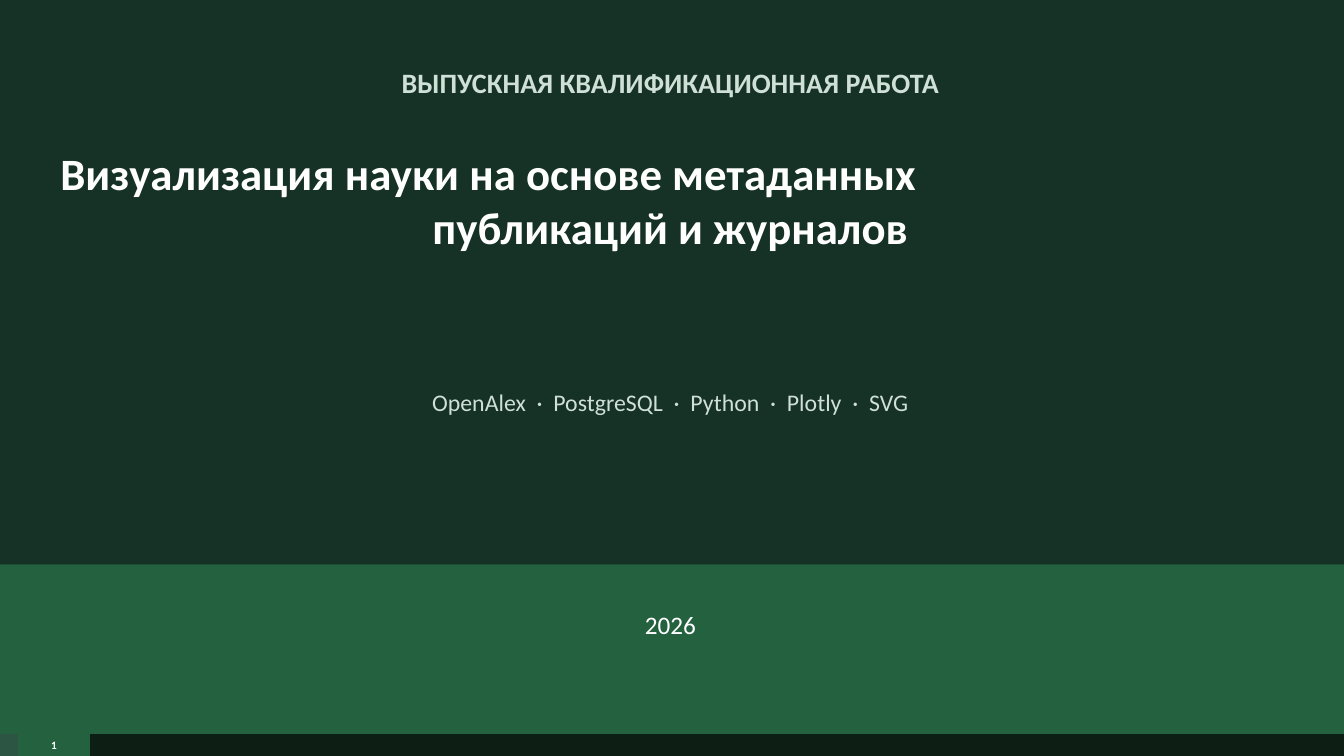
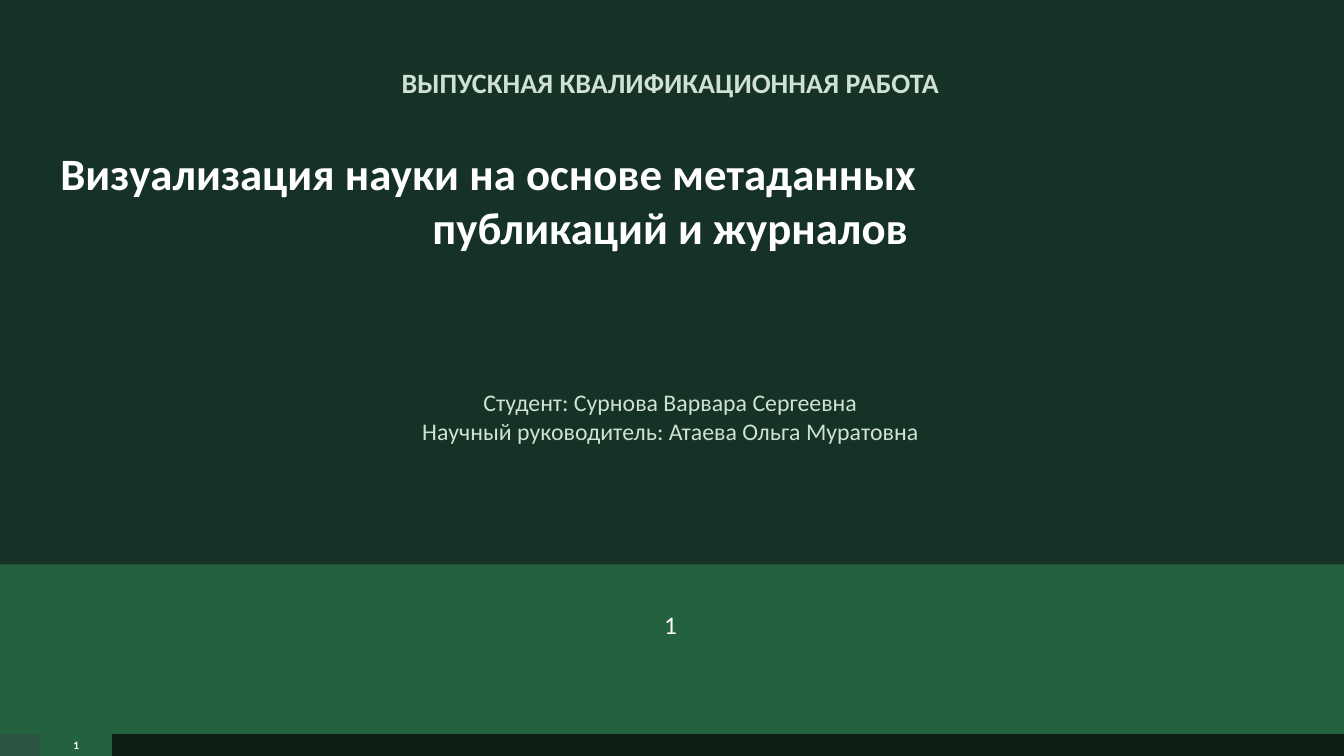
Before and after one commit to surnova2703/muiv3year, a slide deck: slide 1 of docs/Визуализация науки на основе метаданных публикаций и журналов.pptx. Drawn at 1344x756 pixels with LibreOffice and Linux fonts; fonts in the diff are those of the drawing. Boxes give left, top, right and bottom in pixels: in the first picture for what was removed or moved away, otherwise in the second. Text is boxed around its words. In the diff, an @@ line names an element or a change of style, - is before the commit and + after.

Commit message:
Объединение правок: удалён слайд БД, добавлено изображение ЕР, обновлён слайд 1, перестроен прогресс-бар

```diff
--- a/docs/Визуализация науки на основе метаданных публикаций и журналов.pptx
+++ b/docs/Визуализация науки на основе метаданных публикаций и журналов.pptx
@@ text at [422,395,918,444]: text changed @@
-OpenAlex · PostgreSQL · Python · Plotly · SVG
+Студент: Сурнова Варвара Сергеевна
+Научный руководитель: Атаева Ольга Муратовна
@@ text at [664,617,677,634]: text changed @@
-2026
+1
@@ rectangle: place and size @@
-rectangle at [0,734,90,756]
+rectangle at [0,734,52,756]
@@ rectangle "1": place and size @@
-rectangle "1" at [18,734,90,756]
+rectangle "1" at [40,734,112,756]
@@ rectangle: place and size @@
-rectangle at [30,734,90,756]
+rectangle at [52,734,112,756]
```
Also in this commit, not shown: 11 other slides changed, 1 slide removed.
